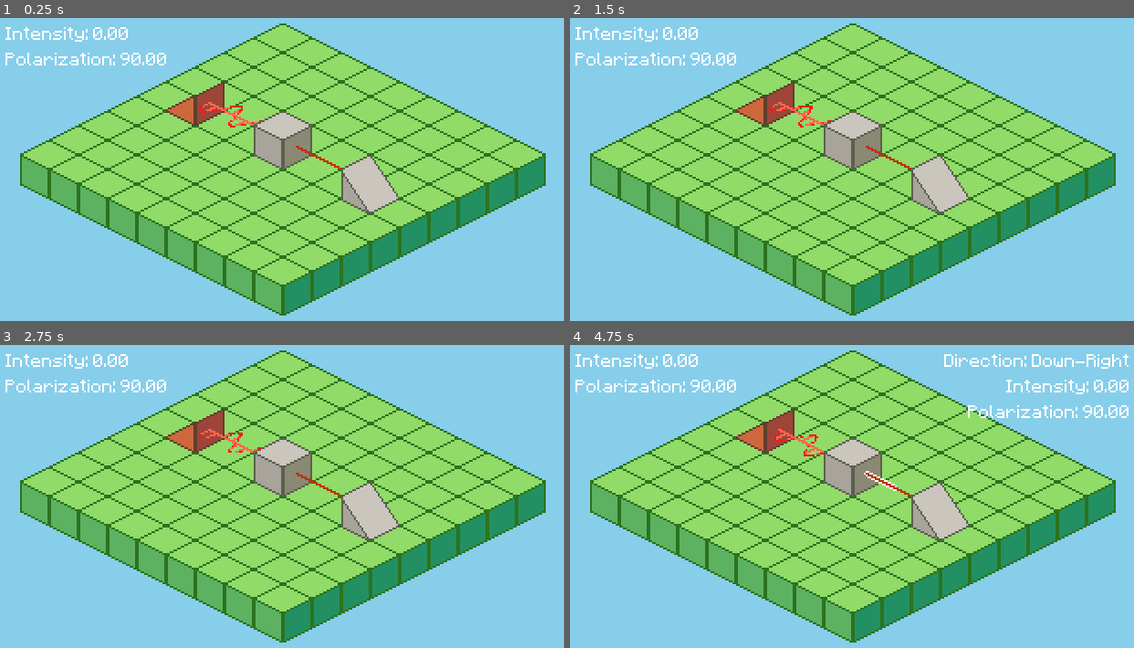
Above: before the commit, frames 1-4 (two rows, left to right).
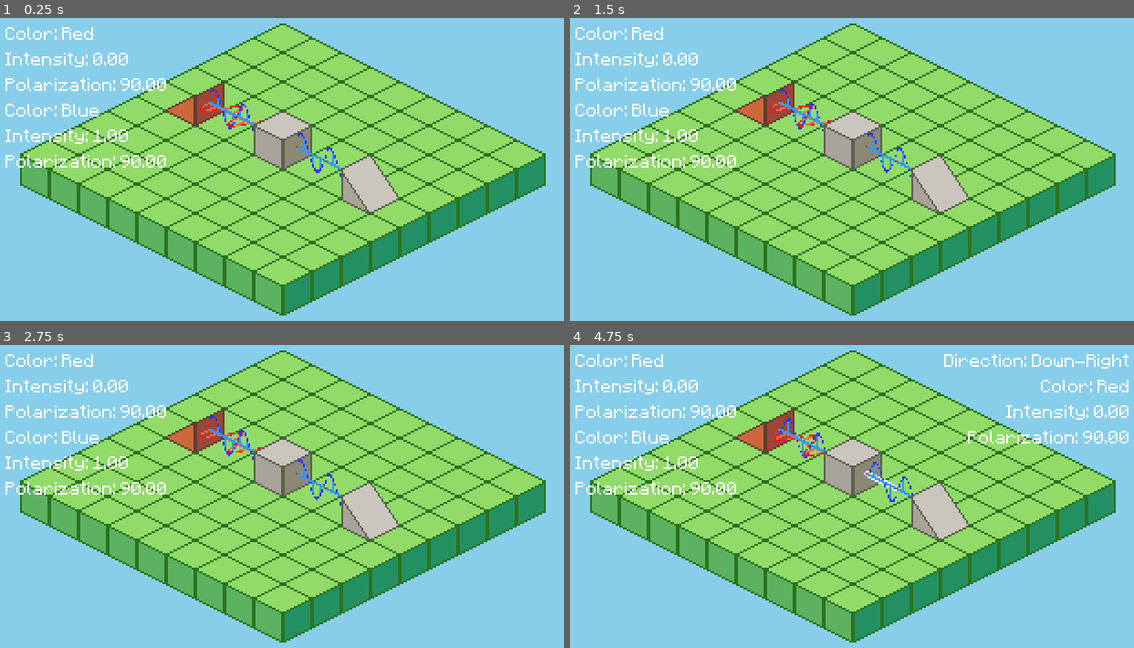
Above: after the commit, the same moments.

Repository: joshmoritty/polarization-puzzle
Game: Godot game, scene res://scenes/game.tscn
Two runs of this game, one before a commit and one after it. Both use one fixed random seed, a clock stepped at 60 frames per second and the inputs below.
Inputs (mouse positions are in pixels of both pictures, inside the frame that each line leads up to):
- Up to frame 1 (0.25 s): no input
- Up to frame 2 (1.5 s): move the mouse to (981, 157) at 0.52 s; click (981, 157) at 0.67 s; drag from (733, 190) to (767, 96) at 1.27 s
- Up to frame 3 (2.75 s): move the mouse to (344, 426) at 2.02 s; click (344, 426) at 2.17 s
- Up to frame 4 (4.75 s): drag from (823, 566) to (852, 466) at 2.77 s; move the mouse to (1026, 548) at 3.52 s; click (1026, 548) at 3.67 s; drag from (677, 451) to (880, 481) at 4.27 s

The runs differ from the first frame. In frame 1, 2.6% of the frame differs, in the area x 0-61%, y 3-53%; in frame 2, 2.6%; in frame 3, 2.6%; in frame 4, 3.7%, in the area x 0-100%, y 3-52%.

Commit message:
feat: add multi-light source

Diff:
--- a/scenes/game.tscn
+++ b/scenes/game.tscn
@@ -5,13 +5,13 @@
 [ext_resource type="Material" uid="uid://na807rdmihep" path="res://assets/shaders/sine.tres" id="3_dinhu"]
 [ext_resource type="Texture2D" uid="uid://yuoce8fhr0w0" path="res://assets/isometric-sandbox-sheet.png" id="3_p57ef"]
 [ext_resource type="Shader" uid="uid://gsi3gl42edff" path="res://assets/shaders/sine.gdshader" id="4_dinhu"]
-[ext_resource type="Script" uid="uid://chhdq05d72ddm" path="res://scripts/source.gd" id="4_u5sy4"]
 [ext_resource type="Script" uid="uid://nsybol5vh4m7" path="res://scripts/filter.gd" id="5_iywne"]
 [ext_resource type="Script" uid="uid://4kueu8k0s2jv" path="res://scripts/sensor.gd" id="6_p57ef"]
 [ext_resource type="Texture2D" uid="uid://bkrv3exiay8ac" path="res://assets/object_sprites/filter.png" id="6_vtaks"]
 [ext_resource type="Texture2D" uid="uid://bsjkegad250wb" path="res://assets/object_sprites/sensor_DOWN_RIGHT.png" id="7_kvpfn"]
 [ext_resource type="Script" uid="uid://ccipymiuceyxj" path="res://scripts/camera.gd" id="7_u5sy4"]
 [ext_resource type="Texture2D" uid="uid://kum6enib4nis" path="res://assets/object_sprites/source_DOWN_RIGHT.png" id="9_dinhu"]
+[ext_resource type="Script" uid="uid://dn6ueyc8url7j" path="res://scripts/multi_source.gd" id="12_trtic"]
 
 [sub_resource type="LabelSettings" id="LabelSettings_p57ef"]
 line_spacing = 0.0
@@ -415,14 +415,18 @@
 position = Vector2(160, 88)
 tile_set = SubResource("TileSet_feb5d")
 
-[node name="Source" type="Sprite2D" parent="ObjectTiles"]
+[node name="MultiSource" type="Sprite2D" parent="ObjectTiles"]
 position = Vector2(-48, -40)
 texture = ExtResource("9_dinhu")
-script = ExtResource("4_u5sy4")
+script = ExtResource("12_trtic")
+intensity_1 = 1
+enabled_2 = true
+intensity_2 = 1
+polar_2 = 90
+color_2 = 3
 dir = 1
-intensity = 1
-
-[node name="Filter2" type="Sprite2D" parent="ObjectTiles"]
+
+[node name="Filter" type="Sprite2D" parent="ObjectTiles"]
 position = Vector2(0, -16)
 texture = ExtResource("6_vtaks")
 script = ExtResource("5_iywne")
--- a/scripts/beam.gd
+++ b/scripts/beam.gd
@@ -63,9 +63,10 @@
 		mesh.rotation_degrees.y = 0
 
 	mesh.rotation_degrees.x = data.polar
+	var color = LightColor.enum_to_col(data.color)
 	var opacity = 1;
-	var wave_color = lerp(Color(data.color.min_wave, opacity), Color(data.color.max_wave, opacity), data.intensity)
-	var axis_color = lerp(Color(data.color.min_axis, opacity), Color(data.color.max_axis, opacity), data.intensity)
+	var wave_color = lerp(Color(color.min_wave, opacity), Color(color.max_wave, opacity), data.intensity)
+	var axis_color = lerp(Color(color.min_axis, opacity), Color(color.max_axis, opacity), data.intensity)
 	mesh.set_instance_shader_parameter("wave_color", wave_color)
 	mesh.set_instance_shader_parameter("connector_color", axis_color)
 	mesh.set_instance_shader_parameter("axis_color", axis_color)
--- a/scripts/controller.gd
+++ b/scripts/controller.gd
@@ -119,14 +119,15 @@
 	return mesh_coord
 
 static func dir_to_vec(dir: LightData.Dir):
-	if dir == LightData.Dir.UP_RIGHT:
-		return Vector2i(0, -1)
-	elif dir == LightData.Dir.DOWN_RIGHT:
-		return Vector2i(1, 0)
-	elif dir == LightData.Dir.DOWN_LEFT:
-		return Vector2i(0, 1)
-	elif dir == LightData.Dir.UP_LEFT:
-		return Vector2i(-1, 0)
+	match dir:
+		LightData.Dir.UP_RIGHT:
+			return Vector2i(0, -1)
+		LightData.Dir.DOWN_RIGHT:
+			return Vector2i(1, 0)
+		LightData.Dir.DOWN_LEFT:
+			return Vector2i(0, 1)
+		LightData.Dir.UP_LEFT:
+			return Vector2i(-1, 0)
 	return Vector2i(0, 0)
 
 func register_obj(obj: Node2D):
--- a/scripts/filter.gd
+++ b/scripts/filter.gd
@@ -5,18 +5,15 @@
 @export var polar: int
 
 func _process_light():
-	var light_out: LightData = null
+	var lights_out: Array[LightData] = []
 
 	for beam in beams_in:
 		var data = beam.data
 		if data.dir != dir:
-			return null
+			continue
 
 		var theta = deg_to_rad(data.polar - polar)
 		var intensity = data.intensity * pow(cos(theta), 2)
-		if not light_out:
-			light_out = LightData.new(dir, intensity, polar, data.color)
-		else:
-			light_out.intensity += intensity
+		lights_out.push_back(LightData.new(dir, intensity, polar, data.color))
 
-	return [light_out]
+	return lights_out
--- a/scripts/light_color.gd
+++ b/scripts/light_color.gd
@@ -19,14 +19,28 @@
 	min_axis = p_min_axis
 	max_axis = p_max_axis
 
-static func from_enum(e: LightColorEnum):
-	if e == LightColorEnum.RED:
-		return RED
-	if e == LightColorEnum.YELLOW:
-		return YELLOW
-	if e == LightColorEnum.GREEN:
-		return GREEN
-	if e == LightColorEnum.BLUE:
-		return BLUE
-	if e == LightColorEnum.PURPLE:
-		return PURPLE
+static func enum_to_col(e: LightColorEnum):
+	match e:
+		LightColorEnum.RED:
+			return RED
+		LightColorEnum.YELLOW:
+			return YELLOW
+		LightColorEnum.GREEN:
+			return GREEN
+		LightColorEnum.BLUE:
+			return BLUE
+		LightColorEnum.PURPLE:
+			return PURPLE
+
+static func enum_to_string(e: LightColorEnum):
+	match e:
+		LightColorEnum.RED:
+			return "Red"
+		LightColorEnum.YELLOW:
+			return "Yellow"
+		LightColorEnum.GREEN:
+			return "Green"
+		LightColorEnum.BLUE:
+			return "Blue"
+		LightColorEnum.PURPLE:
+			return "Purple"
--- a/scripts/light_data.gd
+++ b/scripts/light_data.gd
@@ -5,9 +5,9 @@
 var dir: Dir
 var intensity: float
 var polar: int
-var color: LightColor
+var color: LightColor.LightColorEnum
 
-func _init(p_dir: Dir, p_intensity: float, p_polar: int, p_color: LightColor):
+func _init(p_dir: Dir, p_intensity: float, p_polar: int, p_color: LightColor.LightColorEnum):
 	dir = p_dir
 	intensity = p_intensity
 	polar = p_polar
@@ -31,6 +31,7 @@
 func format_readout() -> String:
 	var lines: Array[String] = []
 	lines.append("Direction: %s" % dir_to_string())
+	lines.append("Color: %s" % LightColor.enum_to_string(color))
 	lines.append("Intensity: %.2f" % intensity)
 	lines.append("Polarization: %.2f" % float(polar))
 	return "\n".join(lines)
--- /dev/null
+++ b/scripts/multi_source.gd
@@ -0,0 +1,28 @@
+class_name MultiSource
+extends Source
+
+@export_group("Light 1")
+@export var intensity_1: int
+@export var polar_1: int
+@export var color_1: LightColor.LightColorEnum
+
+@export_group("Light 2")
+@export var enabled_2: bool
+@export var intensity_2: int
+@export var polar_2: int
+@export var color_2: LightColor.LightColorEnum
+
+@export_group("Light 3")
+@export var enabled_3: bool
+@export var intensity_3: int
+@export var polar_3: int
+@export var color_3: LightColor.LightColorEnum
+
+func _process_light():
+	var lights_out = [LightData.new(dir, intensity_1, polar_1, color_1)]
+	if enabled_2:
+		lights_out.push_back(LightData.new(dir, intensity_2, polar_2, color_2))
+	if enabled_3:
+		lights_out.push_back(LightData.new(dir, intensity_3, polar_3, color_3))
+
+	return lights_out
--- a/scripts/sensor.gd
+++ b/scripts/sensor.gd
@@ -8,12 +8,21 @@
 	if beams_in.size() == 0:
 		return []
 
-	var data = beams_in[0].data
-	if data.dir != dir:
-		return []
+	beams_in.sort_custom(_compare_color)
+	var text_lines: Array[String] = []
 
-	var text_lines: Array[String] = []
-	text_lines.append("Intensity: %.2f" % data.intensity)
-	text_lines.append("Polarization: %.2f" % data.polar)
+	for beam in beams_in:
+		var data = beam.data
+		if data.dir != dir:
+			continue
+
+		if beams_in.size() > 1:
+			text_lines.append("Color: %s" % LightColor.enum_to_string(data.color))
+		text_lines.append("Intensity: %.2f" % data.intensity)
+		text_lines.append("Polarization: %.2f" % data.polar)
+
 	label.text = "\n".join(text_lines)
 	return []
+
+func _compare_color(a: Beam, b: Beam):
+	return a.data.color < b.data.color
--- /dev/null
+++ b/scripts/single_source.gd
@@ -0,0 +1,9 @@
+class_name SingleSource
+extends Source
+
+@export var intensity: int
+@export var polar: int
+@export var color: LightColor.LightColorEnum
+
+func _process_light():
+	return [LightData.new(dir, intensity, polar, color)]
--- a/scripts/source.gd
+++ b/scripts/source.gd
@@ -2,9 +2,3 @@
 extends LightObject
 
 @export var dir: LightData.Dir
-@export var intensity: int
-@export var polar: int
-@export var color: LightColor.LightColorEnum
-
-func _process_light():
-	return [LightData.new(dir, intensity, polar, LightColor.from_enum(color))]
Not shown, added: scripts/multi_source.gd.uid
Not shown, added: scripts/single_source.gd.uid
Not shown, changed: scripts/source.gd.uid
